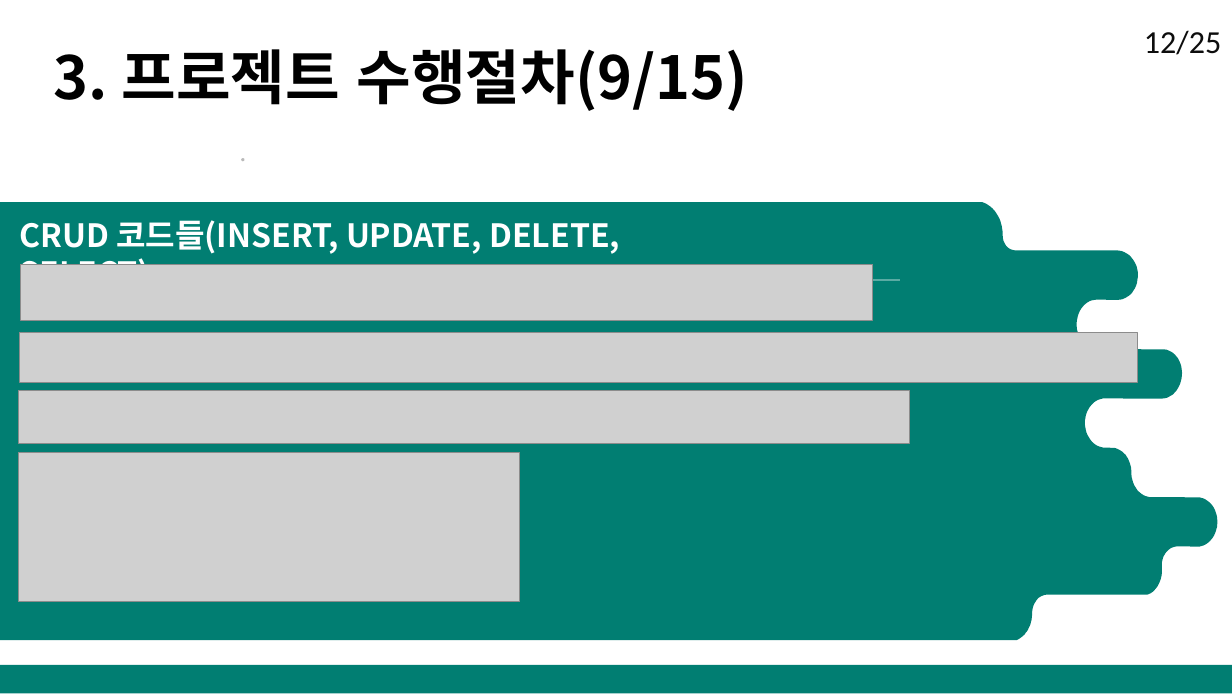
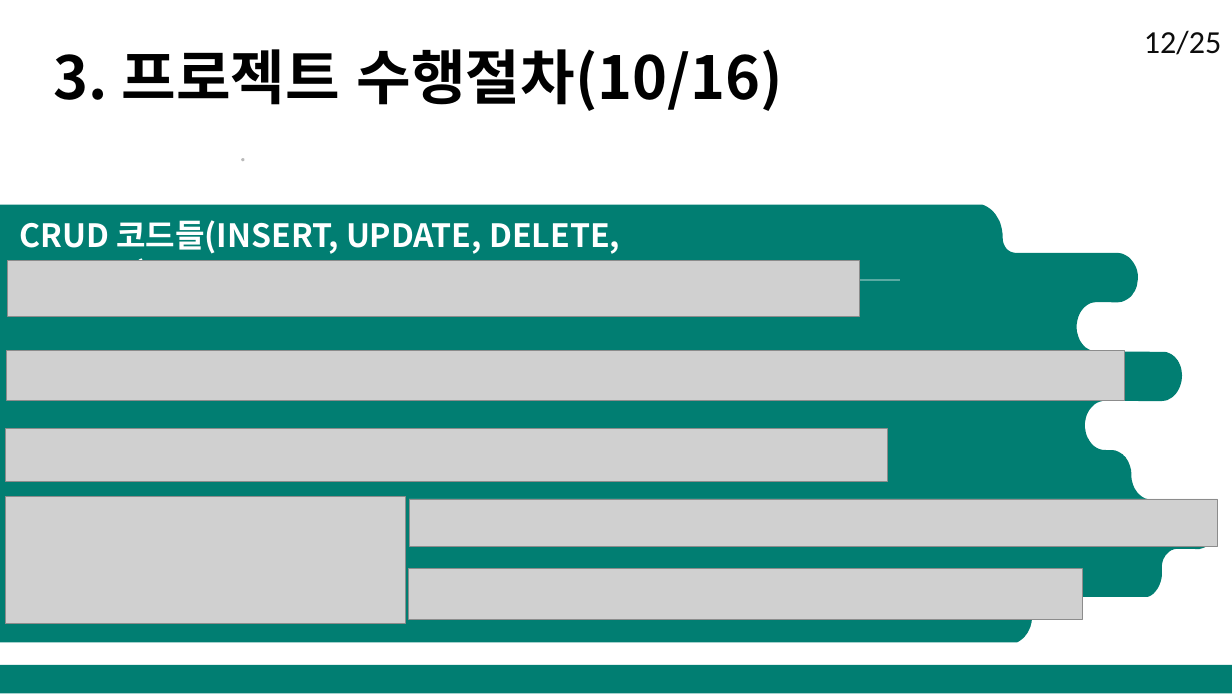
Before and after one commit to DongJoonLeeDJ/AI_305_7_20220627, a slide deck: slide 14 of DB수업/5팀/5조 데이터베이스과제.pptx. Drawn at 1232x694 pixels with LibreOffice and Linux fonts; fonts in the diff are those of the drawing; grey boxes stand for pictures. Boxes give left, top, right and bottom in pixels: in the first picture for what was removed or moved away, otherwise in the second. Text is boxed around its words. In the diff, an @@ line names an element or a change of style, - is before the commit and + after.

```diff
--- a/DB수업/5팀/5조 데이터베이스과제.pptx
+++ b/DB수업/5팀/5조 데이터베이스과제.pptx
@@ text at box(54, 49, 784, 111): text changed @@
-3. 프로젝트 수행절차(9/15)
+3. 프로젝트 수행절차(10/16)
@@ freeform shape at box(0, 204, 1218, 642): outline redrawn @@
@@ picture: place and size @@
-picture at box(21, 264, 873, 320)
+picture at box(8, 260, 860, 316)
@@ picture: place and size @@
-picture at box(20, 333, 1137, 382)
+picture at box(6, 351, 1124, 400)
@@ picture: place and size @@
-picture at box(18, 390, 909, 443)
+picture at box(6, 429, 887, 482)
@@ picture: place and size @@
-picture at box(18, 453, 520, 602)
+picture at box(5, 496, 405, 624)
@@ picture added at box(409, 499, 1218, 546) @@
@@ picture added at box(409, 568, 1082, 619) @@
```
Also in this commit, not shown: 15 other slides changed, 1 other file.
